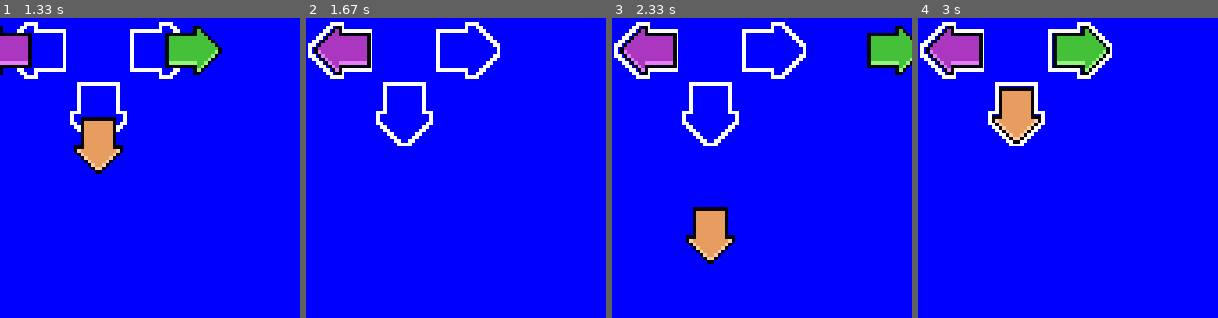
Above: before the commit, frames 1-4 (left to right).
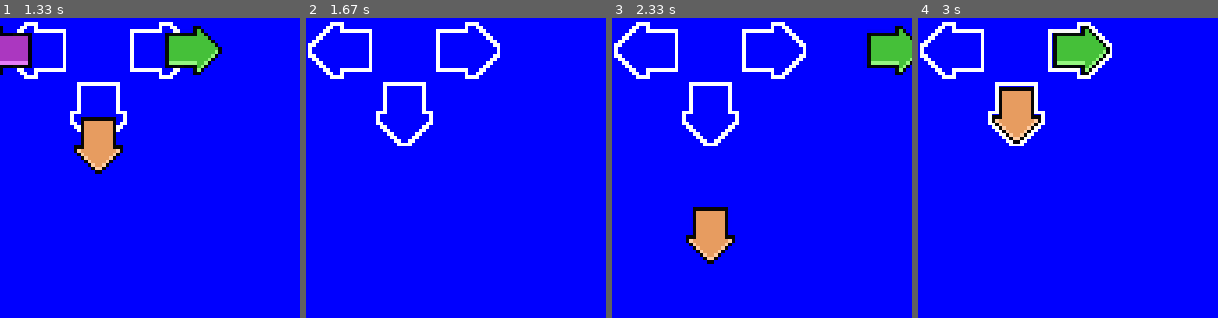
Above: after the commit, the same moments.

Repository: EnzoLuidge/PyGame
Game: pygame game, started from Jogo.py
The game is run twice, just before and just after one commit, with the same random seed, the same clock (stepped at 60 frames per second) and the same inputs.
Inputs:
- Up to frame 1 (1.33 s): no input
- Up to frame 2 (1.67 s): no input
- Up to frame 3 (2.33 s): no input
- Up to frame 4 (3 s): no input
The pictures show only the part of the screen within x 34-84%, y 45-95%; the shares and areas given below are measured in that part.

Frame 1 is identical in both runs. In frame 2, 2.1% of the frame differs, in the area x 2-22%, y 2-19%; in frame 3, 2.1%; in frame 4, 2.1%.

Commit message:
criação de grupo de sprite e teste de sprite.kill

Diff:
--- a/Jogo.py
+++ b/Jogo.py
@@ -71,8 +71,9 @@
             self.last = pygame.time.get_ticks()
             # Se a diferença de tempo for menor que 100 milissegundos, é válido.
 
-            if self.last-self.now < 100:
+            if self.last-self.now < 1500:
                 self.state = True
+                print("fala zeze")
             else:
                 self.state = False
                 self.kill()
@@ -191,6 +192,9 @@
 
 clock = pygame.time.Clock()
 FPS = 60
+
+##definindo um grupo para todas as setas
+
 
 #Loop principal
 assets = load_assets()
@@ -206,6 +210,13 @@
 setarightspace = seta_right_space()
 setadownspace = seta_down_space()
 
+##criando um grupo de setas e armazenando todas as setas nele
+all_setas = pygame.sprite.Group()
+all_setas.add(setaleft)
+all_setas.add(setaright)
+all_setas.add(setaup)
+all_setas.add(setadown)
+
 
 while game:
 
@@ -218,10 +229,7 @@
             game = False
 
     ##dando update nas classes de seta
-    setaleft.update()
-    setaup.update()
-    setaright.update()
-    setadown.update()
+    all_setas.update()
 
     window.fill((0, 0, 255))
 
@@ -232,10 +240,7 @@
     window.blit(setarightspace.image, setarightspace.rect)
 
     ##mostrando a imagem das setas
-    window.blit(setaleft.image, setaleft.rect)
-    window.blit(setaup.image,setaup.rect)
-    window.blit(setaright.image,setaright.rect)
-    window.blit(setadown.image,setadown.rect)
+    all_setas.draw(window)
 
     #window.blit(right_img_small, (button_x,button_y))
     pygame.display.update()
